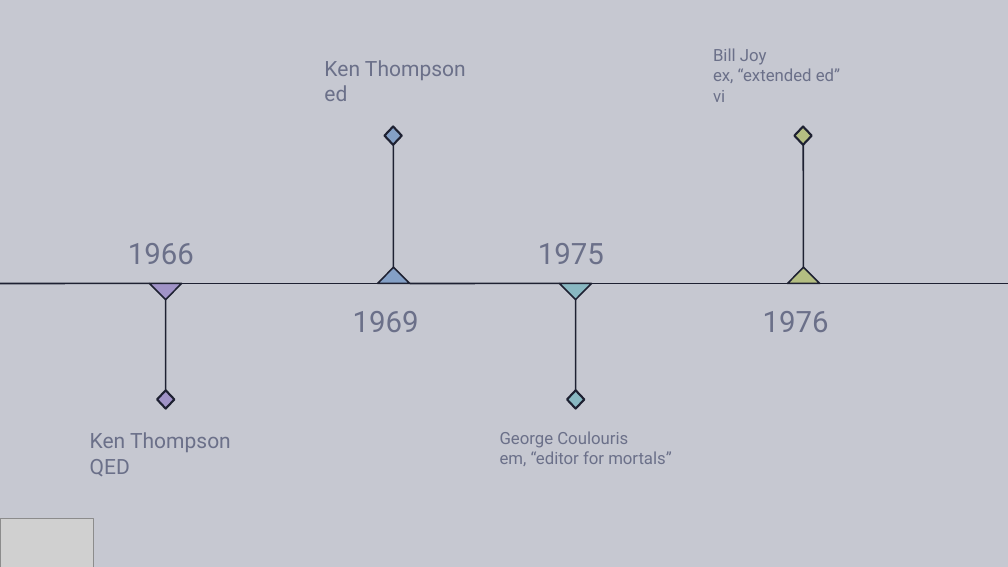
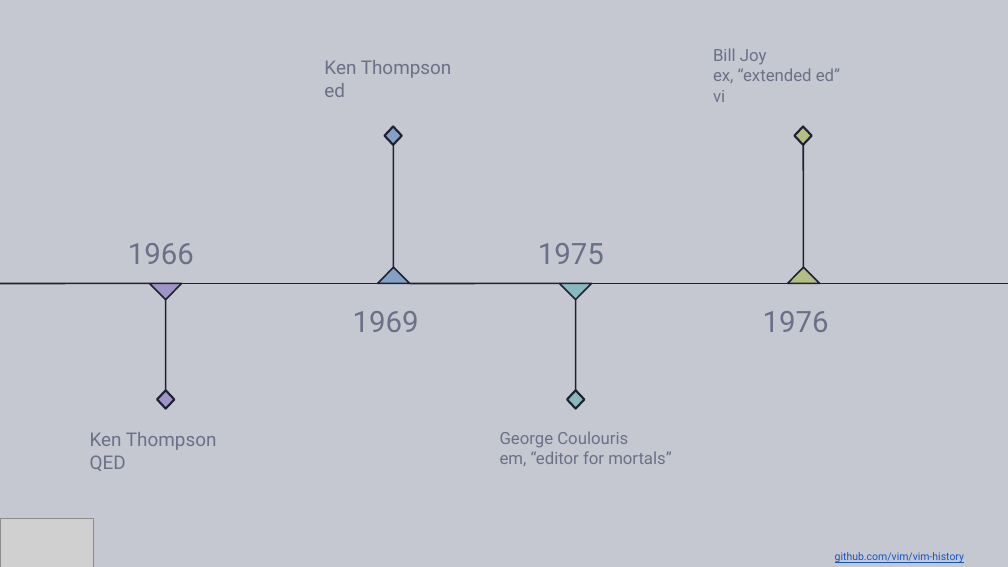
Before and after one commit to Ungerfall/ungerfall.github.io, a slide deck: slide 3 of presentation/vim/vim-in-dotnet.pptx (slide 2 before the commit). Drawn at 1008x567 pixels with LibreOffice and Linux fonts; fonts in the diff are those of the drawing; grey boxes stand for pictures; background and template pictures are left out. Boxes give left, top, right and bottom in pixels: in the first picture for what was removed or moved away, otherwise in the second. Text is boxed around its words. In the diff, an @@ line names an element or a change of style, - is before the commit and + after.

```diff
--- a/presentation/vim/vim-in-dotnet.pptx
+++ b/presentation/vim/vim-in-dotnet.pptx
@@ text "Ken Thompson" at [324,60,452,97]: size 20 to 18 pt @@
@@ text "Ken Thompson" at [90,432,217,471]: size 20 to 18 pt @@
@@ text added at [835,552,964,563], 10 pt, text #1155CC, underline @@
+github.com/vim/vim-history
```
Also in this commit, not shown: 24 slides added, 1 slide removed.
